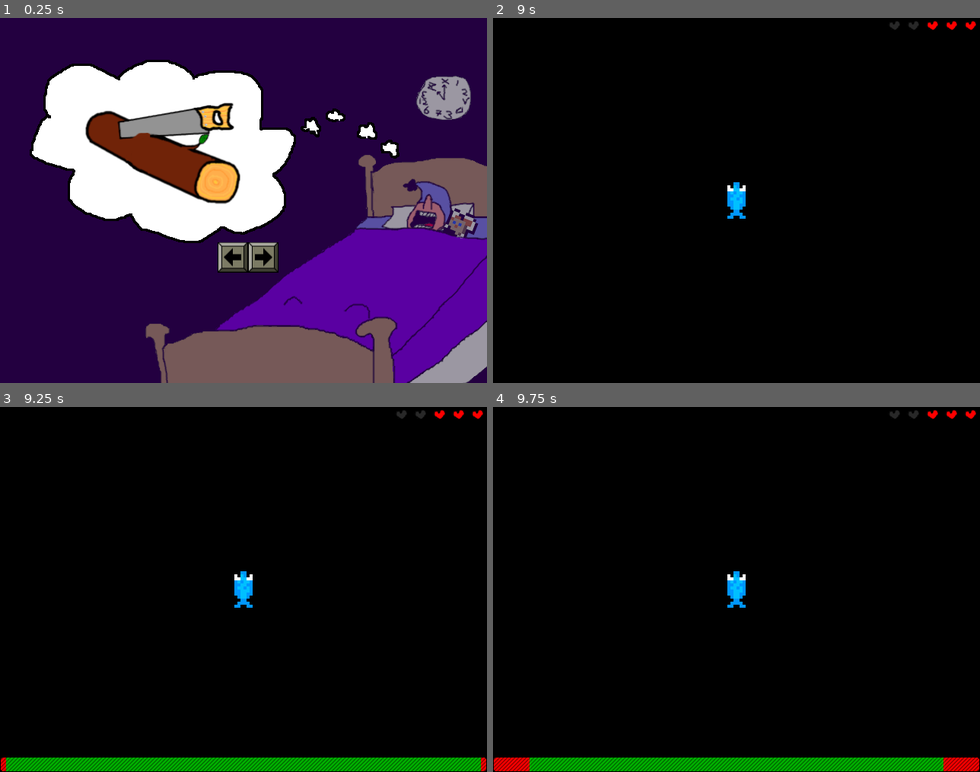
Above: before the commit, frames 1-4 (two rows, left to right).
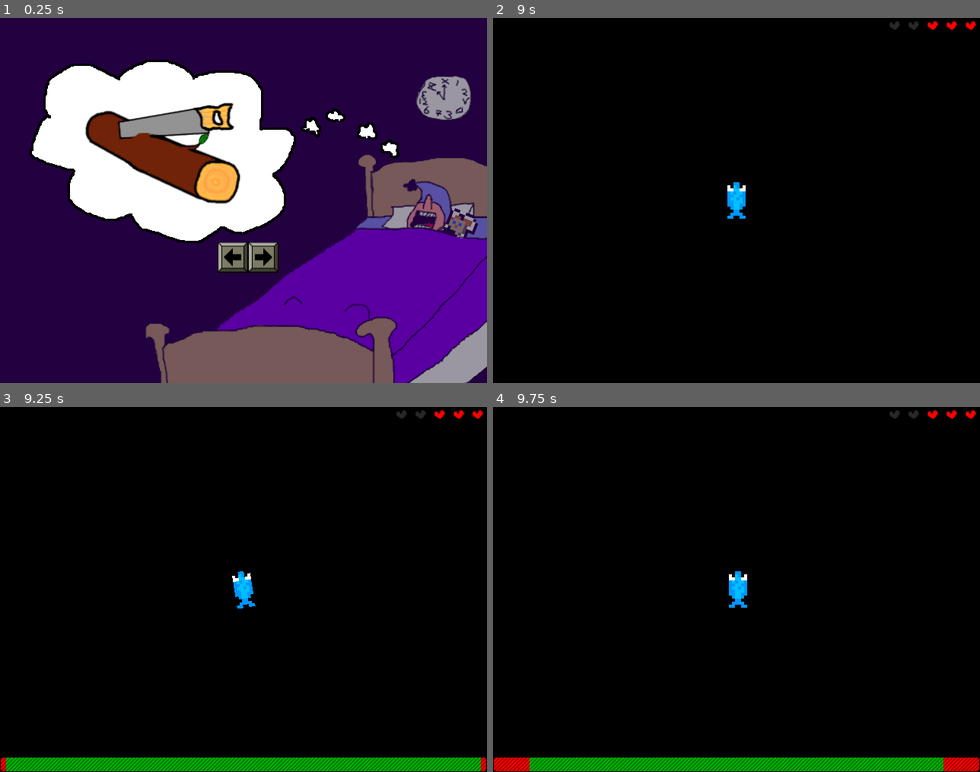
Above: after the commit, the same moments.

Repository: swashdev/minigame-madness
Game: Godot game, scene res://master/scenes/main.tscn
The game is run twice, just before and just after one commit, with the same random seed, the same clock (stepped at 60 frames per second) and the same inputs.
Inputs:
- Up to frame 1 (0.25 s): no input
- Up to frame 2 (9 s): tap Enter at 0.5 s; hold Right (ui_right) 0.53-1.28 s; hold Space (ui_select) 0.53-1.28 s; hold Down (ui_down) 1.28-2.03 s; tap Space (ui_select) at 1.35, 1.52, 1.82, 2.85, 3.02, 3.32, 4.35, 4.52, 4.82, 5.85, 6.02, 6.32, 7.35, 7.52, 7.82, 8.85 s; hold Right (ui_right) 2.03-2.78 s; hold Space (ui_select) 2.03-2.78 s; hold Up (ui_up) 2.78-3.53 s; hold Space (ui_select) 3.53-4.28 s; hold Left (ui_left) 3.53-5.03 s; hold Down (ui_down) 5.03-5.78 s; hold Space (ui_select) 5.03-5.78 s; hold Right (ui_right) 5.78-6.53 s; tap A at 6.5 s; hold Up (ui_up) 6.53-7.28 s; hold Space (ui_select) 6.53-7.28 s; hold Right (ui_right) 7.28-8.03 s; hold Down (ui_down) 8.03-8.78 s; hold Space (ui_select) 8.03-8.78 s; hold Left (ui_left) from 8.78 s (still down)
- Up to frame 3 (9.25 s): keep holding Left (ui_left); tap Space (ui_select) at 9.02 s
- Up to frame 4 (9.75 s): tap Space (ui_select) at 9.32 s; release Left (ui_left) at 9.53 s; hold Up (ui_up) from 9.53 s (still down); hold Space (ui_select) from 9.53 s (still down)

Frames 1-2 are identical in both runs. In frame 3, 0.1% of the frame differs, in the area x 47-53%, y 45-56%; in frame 4, 0.1%.

Commit message:
activate player movement on starting AnchovyQuest
The `start` function has been drafted for the anchovy minigame,
activating player movement in the `Player` as well as unlocking the rest
of the minigame.

Diff:
--- a/mini/anchovy_quest/scenes/anchovy_game.tscn
+++ b/mini/anchovy_quest/scenes/anchovy_game.tscn
@@ -1,6 +1,6 @@
 [gd_scene load_steps=3 format=2]
 
-[ext_resource path="res://shared/scripts/minigame.gd" type="Script" id=1]
+[ext_resource path="res://mini/anchovy_quest/scripts/anchovy_game.gd" type="Script" id=1]
 [ext_resource path="res://mini/anchovy_quest/scenes/characters/anchovy.tscn" type="PackedScene" id=2]
 
 [node name="AnchovyGame" type="Node2D"]
--- /dev/null
+++ b/mini/anchovy_quest/scripts/anchovy_game.gd
@@ -0,0 +1,7 @@
+extends Minigame
+# The class for the anchovy minigame.
+
+
+func start():
+	_unlock_controls = true
+	$Player.allow_movement = true
